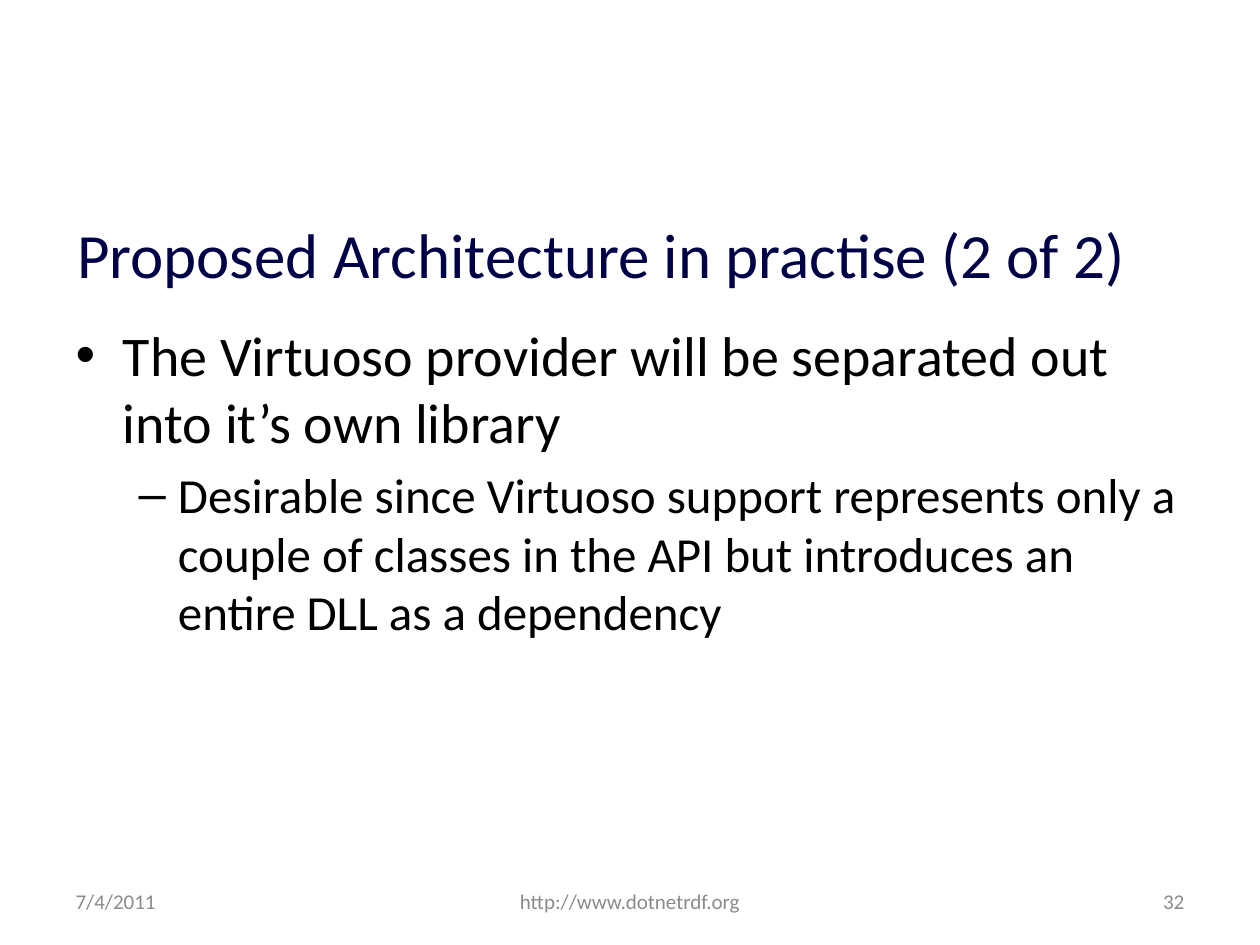
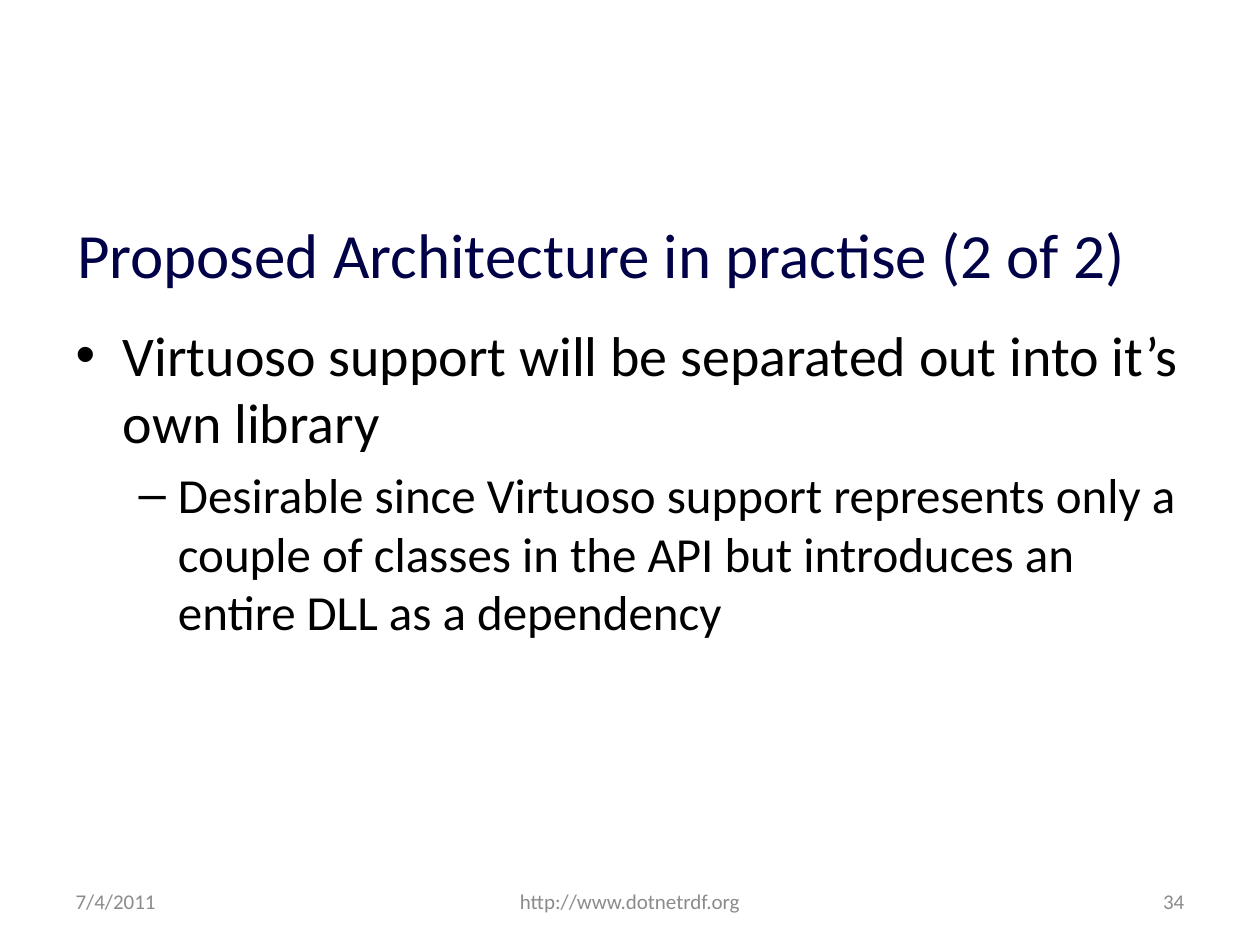
Before and after one commit to JohnGoldsmith/dotnetrdf-wiki, a slide deck: slide 34 of Slides/Roadmap.pptx (slide 32 before the commit). Drawn at 1260x945 pixels with LibreOffice and Linux fonts; fonts in the diff are those of the drawing; background and template pictures are left out. Boxes give left, top, right and bottom in pixels: in the first picture for what was removed or moved away, otherwise in the second. Text is boxed around its words. In the diff, an @@ line names an element or a change of style, - is before the commit and + after.

```diff
--- a/Slides/Roadmap.pptx
+++ b/Slides/Roadmap.pptx
@@ text at (x1=123, y1=336, x2=1178, y2=452): text changed @@
-• The Virtuoso provider will be separated out into it’s own library
+• Virtuoso support will be separated out into it’s own library
@@ page number at (x1=1163, y1=895, x2=1184, y2=909): text changed @@
-32
+34
```
Also in this commit, not shown: 5 other slides changed, 2 slides added.
